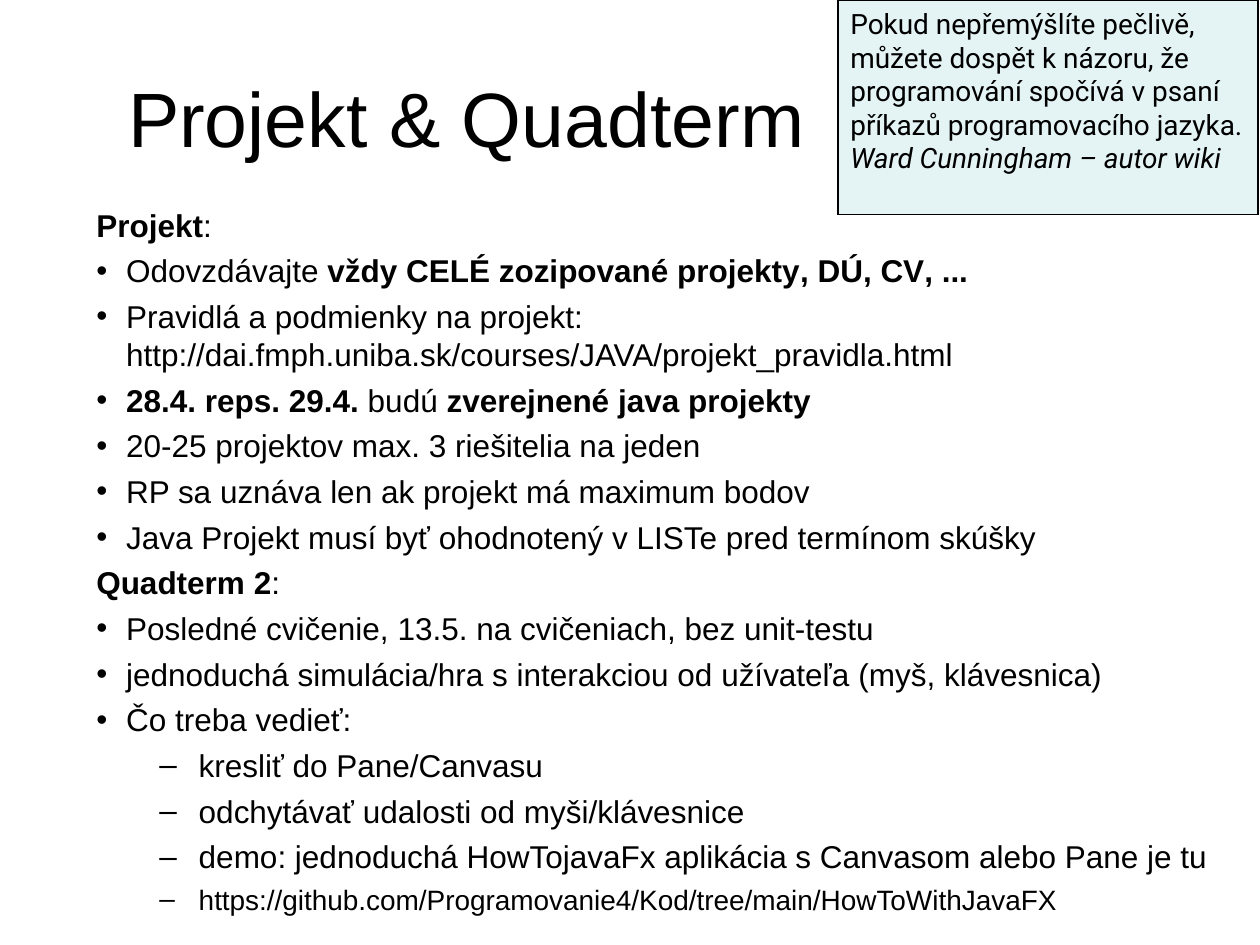
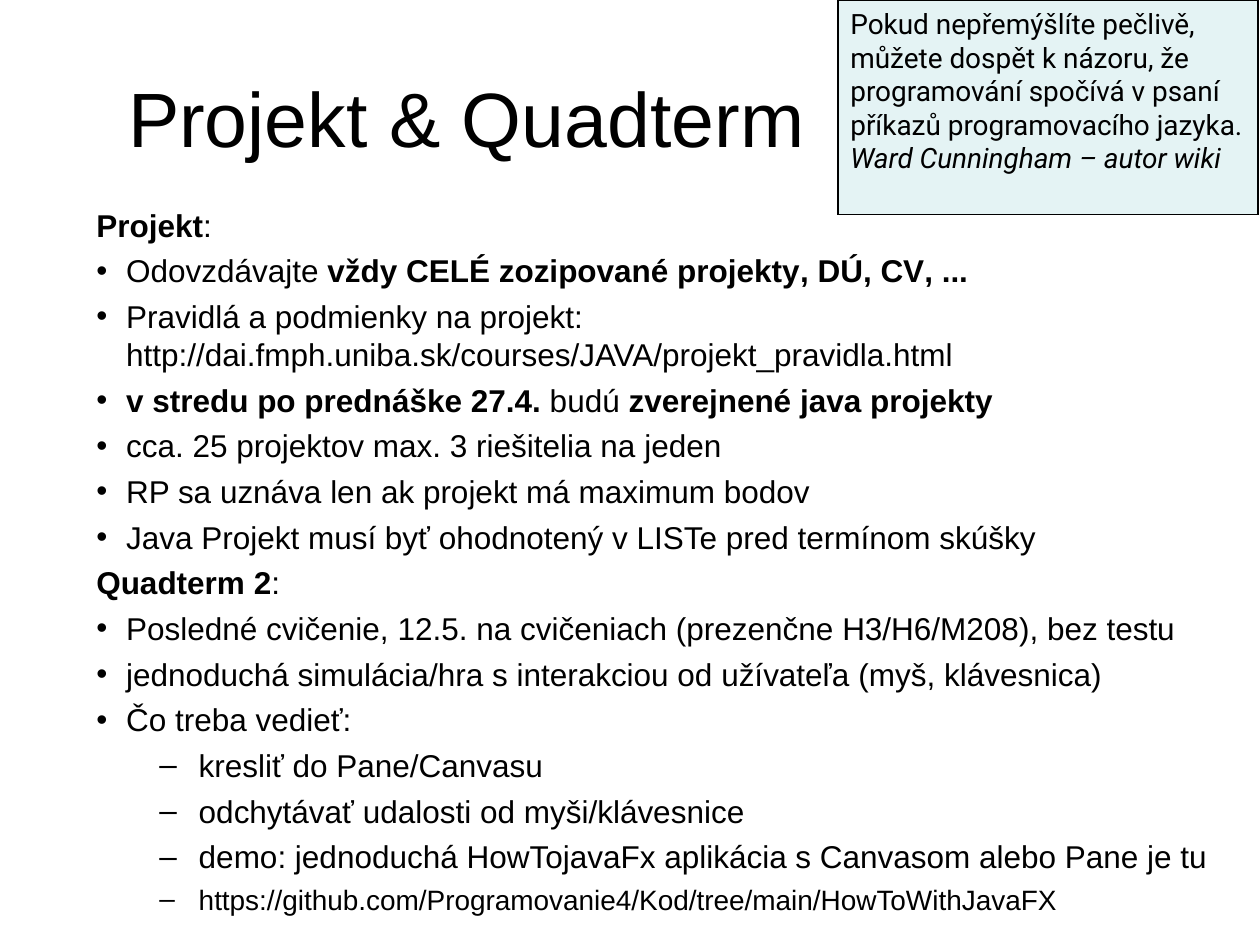
Before and after one commit to Programovanie4/Prednasky, a slide deck: slide 3 of 10/10_java.ppt (slide 1 before the commit). Drawn at 1260x945 pixels with LibreOffice and Linux fonts; fonts in the diff are those of the drawing. Boxes give left, top, right and bottom in pixels: in the first picture for what was removed or moved away, otherwise in the second. Text is boxed around its words. In the diff, an @@ line names an element or a change of style, - is before the commit and + after.

```diff
--- a/10/10_java.ppt
+++ b/10/10_java.ppt
@@ text at bbox=[126, 388, 992, 463]: text changed; bold on @@
-• 28.4. reps. 29.4. budú zverejnené java projekty
-• 20-25 projektov max. 3 riešitelia na jeden
+• v stredu po prednáške 27.4. budú zverejnené java projekty
+• cca. 25 projektov max. 3 riešitelia na jeden
@@ text at bbox=[126, 616, 1175, 646]: text changed @@
-• Posledné cvičenie, 13.5. na cvičeniach, bez unit-testu
+• Posledné cvičenie, 12.5. na cvičeniach (prezenčne H3/H6/M208), bez testu
```
Also in this commit, not shown: 1 other slide changed, 2 slides added, 1 other file.
